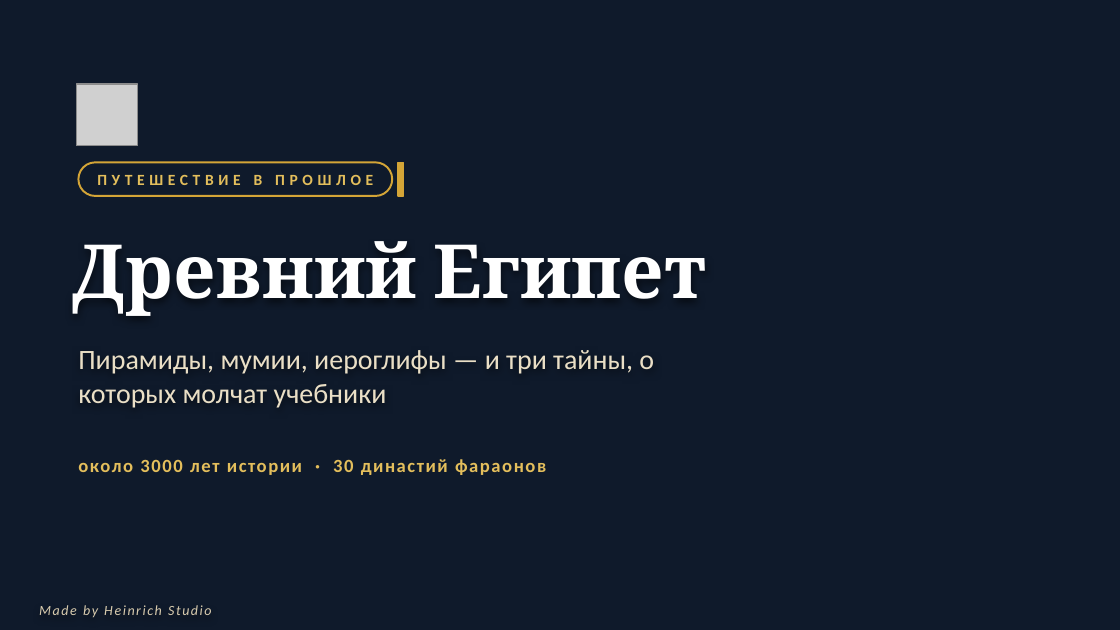
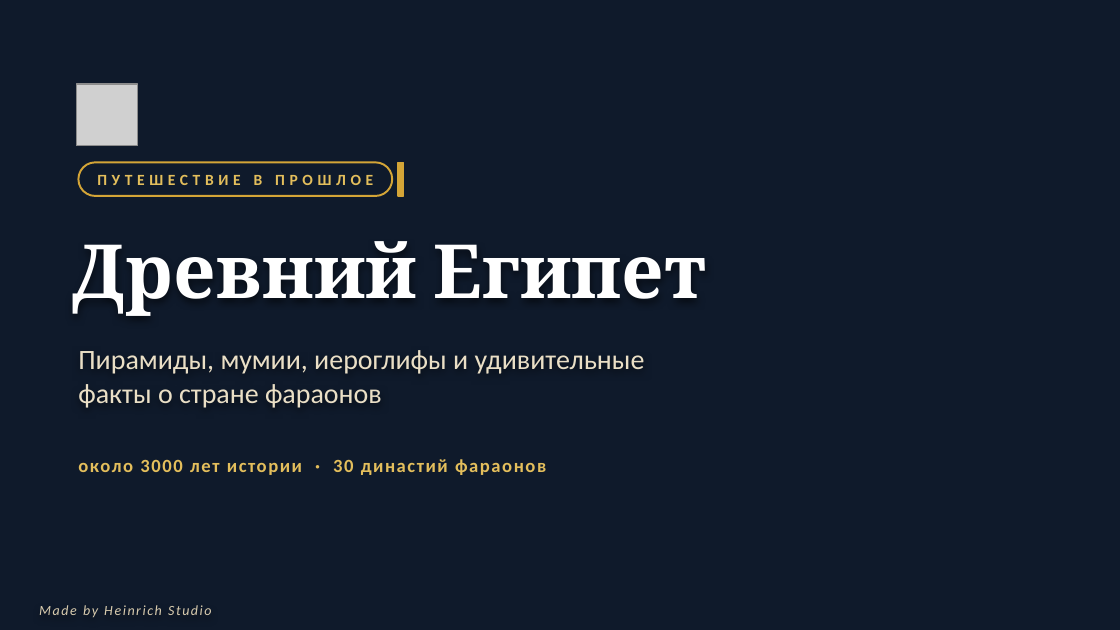
Before and after one commit to sl-himmelreich/heinrich-mario, a slide deck: slide 1 of Древний_Египет.pptx. Drawn at 1120x630 pixels with LibreOffice and Linux fonts; fonts in the diff are those of the drawing; grey boxes stand for pictures; background and template pictures are left out. Boxes give left, top, right and bottom in pixels: in the first picture for what was removed or moved away, otherwise in the second. Text is boxed around its words. In the diff, an @@ line names an element or a change of style, - is before the commit and + after.

```diff
--- a/Древний_Египет.pptx
+++ b/Древний_Египет.pptx
@@ text at bbox=[78, 350, 645, 408]: text changed @@
-Пирамиды, мумии, иероглифы — и три тайны, о которых молчат учебники
+Пирамиды, мумии, иероглифы и удивительные факты о стране фараонов
```
Also in this commit, not shown: 5 other slides changed, 1 slide added, 1 slide removed, 1 other file.
